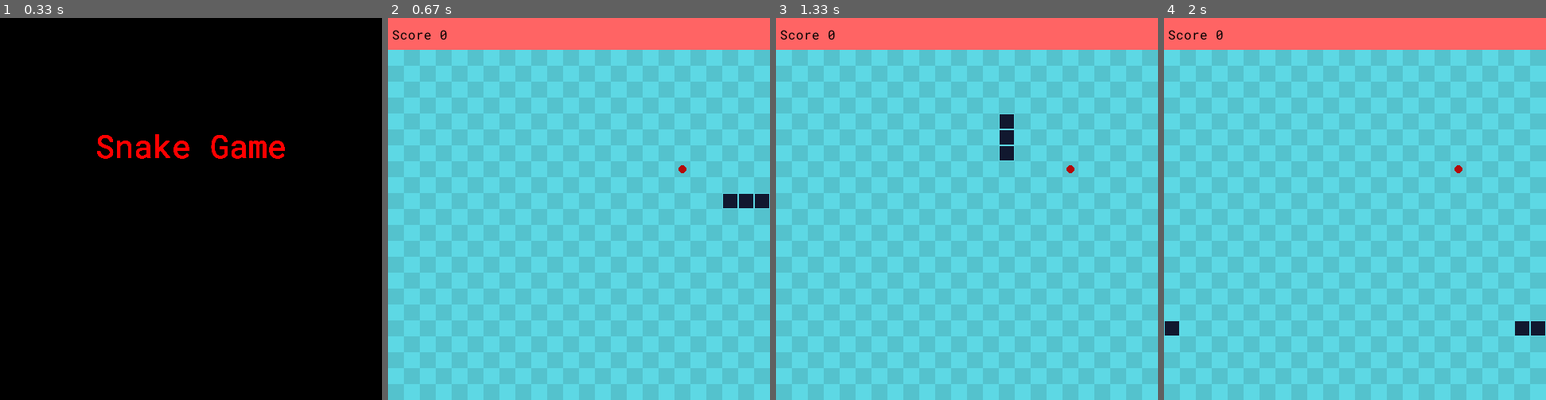
Above: before the commit, frames 1-4 (left to right).
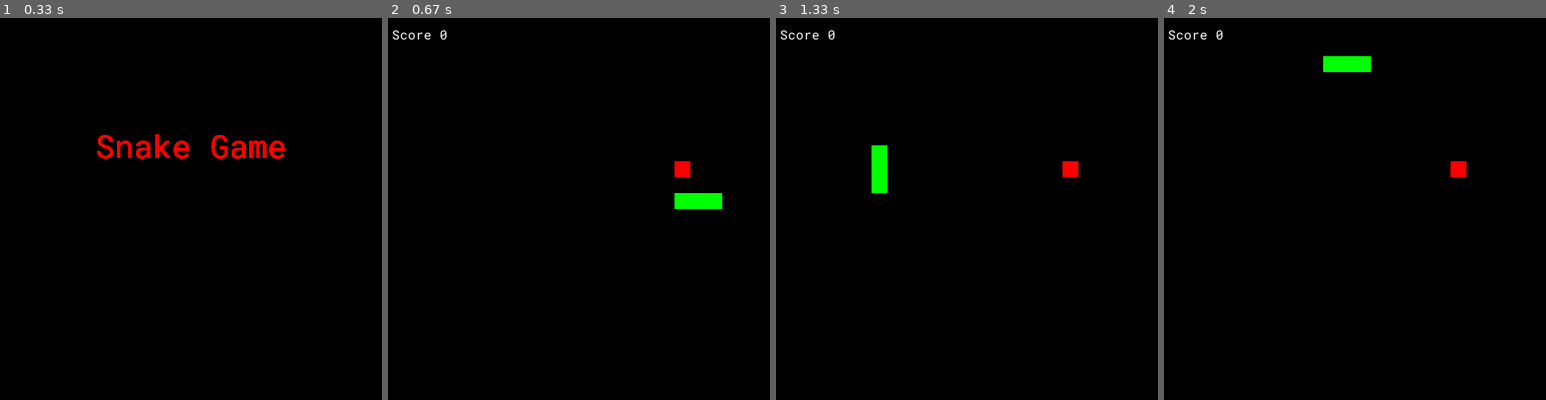
Above: after the commit, the same moments.

Repository: eballo/snake-pygame
Game: pygame game, started from main.py
The game is run twice, just before and just after one commit, with the same random seed, the same clock (stepped at 60 frames per second) and the same inputs.
Inputs:
- Up to frame 1 (0.33 s): no input
- Up to frame 2 (0.67 s): tap Space at 0.33 s
- Up to frame 3 (1.33 s): hold Right 0.67-1.13 s; tap Space at 0.73, 1.03, 1.23 s; hold Up from 1.17 s (still down)
- Up to frame 4 (2 s): tap Space at 1.53, 1.73 s; release Up at 1.63 s; hold Right from 1.67 s (still down)

Frame 1 is identical in both runs. In frame 2, 100% of the frame differs, in the area x 0-100%, y 0-100%; in frame 3, 100%; in frame 4, 100%.

Commit message:
use sprites

Diff:
--- a/snake/food.py
+++ b/snake/food.py
@@ -2,24 +2,18 @@
 
 import pygame
 
-from snake.settings import GRID_WIDTH, GRID_SIZE, GRID_HEIGHT, MENU_HEIGHT
+from snake.settings import GRID_WIDTH, GRID_SIZE, GRID_HEIGHT, MENU_HEIGHT, FOOD_COLOR
 
 
-class Food(object):
+class Food(pygame.sprite.Sprite):
+
     def __init__(self):
-        self.position = (0, 0)
-        self.color = (180, 10, 10)
+        super().__init__()
+        self.image = pygame.Surface((GRID_SIZE, GRID_SIZE))
+        self.image.fill(FOOD_COLOR)
+        self.rect = self.image.get_rect()
         self.randomize_position()
 
     def randomize_position(self):
-        x = random.randint(0, int(GRID_WIDTH) - 1) * GRID_SIZE
-        y = random.randint(MENU_HEIGHT, int(GRID_HEIGHT) - 1) * GRID_SIZE
-        self.position = (x, y)
-
-    def draw(self, surface):
-        # r = pygame.Rect((self.position[0], self.position[1]), (GRID_SIZE, GRID_SIZE))
-        # pygame.draw.rect(surface, self.color, r)
-        r = 5
-        pygame.draw.circle(surface, self.color, (
-        (self.position[0] + int(GRID_WIDTH / 2) - int(r / 2)), (self.position[1] + int(GRID_WIDTH / 2) - int(r / 2))),
-                           r)
+        self.rect.x = random.randint(0, int(GRID_WIDTH) - 1) * GRID_SIZE
+        self.rect.y = random.randint(MENU_HEIGHT, int(GRID_HEIGHT) - 1) * GRID_SIZE
--- a/snake/game.py
+++ b/snake/game.py
@@ -3,9 +3,9 @@
 
 from snake.intro import Intro
 from snake.settings import GRID_SIZE, SCREEN_WIDTH, SCREEN_HEIGHT, BOARD_HEIGHT, BOARD_WIDTH, MENU_HEIGHT, GRID_HEIGHT, \
-    GRID_WIDTH, BACKGROUND_COLOR_ONE, BACKGROUND_COLOR_TWO, BACKGROUND_COLOR_MENU, FPS
+    GRID_WIDTH, BACKGROUND_COLOR_ONE, BACKGROUND_COLOR_TWO, BACKGROUND_COLOR_MENU, FPS, BLACK, WHITE
 from snake.food import Food
-from snake.snake import Snake
+from snake.snake import Snake, Segment
 
 
 class Game(object):
@@ -18,46 +18,38 @@
         self.screen = pygame.display.set_mode((SCREEN_WIDTH, SCREEN_HEIGHT), 0, 32)
         self.surface = pygame.Surface(self.screen.get_size())
         self.surface = self.surface.convert()
+        self.all_sprites = pygame.sprite.Group()
         self.running = True
         self.playing = True
 
-    def debug(self):
-        print(f"MENU_HEIGHT  : {MENU_HEIGHT}")
-        print(f"BOARD_HEIGHT : {BOARD_HEIGHT}")
-        print(f"BOARD_WIDTH  : {BOARD_WIDTH}")
-        print(f"SCREEN_HEIGHT: {SCREEN_HEIGHT}")
-        print(f"SCREEN_WIDTH : {SCREEN_WIDTH}")
-        print(f"GRID_HEIGHT  : {GRID_HEIGHT}")
-        print(f"GRID_WIDTH   : {GRID_WIDTH}")
-
-    @staticmethod
-    def draw_grid(surface):
+    def draw_grid(self):
         for y in range(0, int(BOARD_HEIGHT), 1):
             for x in range(0, int(BOARD_WIDTH)):
-                r = pygame.Rect((x * GRID_SIZE, y * GRID_SIZE), (GRID_SIZE, GRID_SIZE))
                 if (x + y) % 2 == 0:
                     color = BACKGROUND_COLOR_ONE
                 else:
                     color = BACKGROUND_COLOR_TWO
                 if y < MENU_HEIGHT:
                     color = BACKGROUND_COLOR_MENU
-                pygame.draw.rect(surface, color, r)
+                board = Segment(x * GRID_SIZE, y * GRID_SIZE, color)
+                self.all_sprites.add(board)
 
     @staticmethod
     def check_collision(snake, food):
-        if snake.get_head_position() == food.position:
+        if snake.get_head_position().rect == food.rect:
             snake.length += 1
             snake.score += 1
             food.randomize_position()
 
     def display_score(self, snake, screen):
-        text = self.font.render("Score {0}".format(snake.score), 1, (0, 0, 0))
+        text = self.font.render("Score {0}".format(snake.score), 1, WHITE)
         screen.blit(text, (5, 10))
 
     def gameLoop(self):
-        self.draw_grid(self.surface)
+        #self.draw_grid()
         snake = Snake(self)
         food = Food()
+        self.all_sprites.add(food)
 
         while self.running:
             # Process Input (events) - Animations
@@ -66,14 +58,16 @@
             self.check_collision(snake, food)
 
             # Update - Visuals
-            self.draw_grid(self.surface)
-            snake.draw(self.surface)
-            food.draw(self.surface)
+            self.all_sprites.update()
 
             # Draw - Render
-            self.screen.blit(self.surface, (0, 0))
+            self.screen.fill(BLACK)
+            # self.screen.blit(self.surface, (0, 0))
+            self.all_sprites.draw(self.screen)
             self.display_score(snake, self.screen)
             pygame.display.flip()
+
+            # keep the game loop running at the right speed
             self.clock.tick(FPS)
 
             # snake.debug_info()
@@ -89,10 +83,19 @@
             # If start is selected, begin the game loop
             while self.playing:
                 self.gameLoop()
-
         self.quit()
 
     @staticmethod
     def quit():
         pygame.quit()
         sys.exit()
+
+    @staticmethod
+    def debug():
+        print(f"MENU_HEIGHT  : {MENU_HEIGHT}")
+        print(f"BOARD_HEIGHT : {BOARD_HEIGHT}")
+        print(f"BOARD_WIDTH  : {BOARD_WIDTH}")
+        print(f"SCREEN_HEIGHT: {SCREEN_HEIGHT}")
+        print(f"SCREEN_WIDTH : {SCREEN_WIDTH}")
+        print(f"GRID_HEIGHT  : {GRID_HEIGHT}")
+        print(f"GRID_WIDTH   : {GRID_WIDTH}")
--- a/snake/settings.py
+++ b/snake/settings.py
@@ -1,7 +1,7 @@
 SCREEN_WIDTH = 480
 SCREEN_HEIGHT = 480
 
-FPS = 30
+FPS = 20
 
 GRID_SIZE = 20
 GRID_WIDTH = SCREEN_WIDTH // GRID_SIZE
@@ -17,8 +17,13 @@
 LEFT = (-1, 0)
 RIGHT = (1, 0)
 
+BLACK = (0, 0, 0)
+GREEN = (0, 255, 0)
+RED = (255, 0, 0)
+WHITE = (255, 255, 255)
 
-SNAKE_COLOR = (17, 24, 47)
+SNAKE_COLOR = GREEN
+FOOD_COLOR = RED
 BACKGROUND_COLOR_ONE = (93, 216, 228)
 BACKGROUND_COLOR_TWO = (84, 194, 205)
 BACKGROUND_COLOR_MENU = (255, 100, 100)
--- a/snake/snake.py
+++ b/snake/snake.py
@@ -3,23 +3,28 @@
 import pygame
 
 from snake.settings import UP, DOWN, LEFT, RIGHT, GRID_SIZE, BOARD_WIDTH, BOARD_HEIGHT, SNAKE_COLOR, \
-    BACKGROUND_COLOR_ONE, MENU_HEIGHT, GRID_HEIGHT, SCREEN_HEIGHT, SCREEN_WIDTH
+    MENU_HEIGHT, GRID_HEIGHT, SCREEN_HEIGHT
 
 
-class Snake(object):
+class Segment(pygame.sprite.Sprite):
+
+    def __init__(self, x, y, color=SNAKE_COLOR):
+        super().__init__()
+        self.image = pygame.Surface((GRID_SIZE, GRID_SIZE))
+        self.image.fill(color)
+        self.rect = self.image.get_rect()
+        self.rect.x = x
+        self.rect.y = y
+
+
+class Snake:
+
     def __init__(self, game):
         self.game = game
         self.length = 3
         self.score = 0
-        self.positions = [((BOARD_WIDTH // 2), (BOARD_HEIGHT // 2))]
+        self.positions = [Segment((BOARD_WIDTH // 2), (BOARD_HEIGHT // 2))]
         self.direction = random.choice([UP, DOWN, LEFT, RIGHT])
-        self.color = SNAKE_COLOR
-
-    def debug_info(self):
-        print("----")
-        print(f"position: {self.positions}")
-        print(f"direction: {self.direction}")
-        print(f"length: {self.length}")
 
     def get_head_position(self):
         return self.positions[0]
@@ -33,31 +38,30 @@
     def move(self):
         current_pos = self.get_head_position()
         x, y = self.direction
-        new_x = ((current_pos[0] + (x * GRID_SIZE)) % BOARD_WIDTH)
-        new_y = (current_pos[1] + (y * GRID_SIZE))
+        new_x = ((current_pos.rect.x + (x * GRID_SIZE)) % BOARD_WIDTH)
+        new_y = (current_pos.rect.y + (y * GRID_SIZE))
         if new_y >= SCREEN_HEIGHT:
             new_y = MENU_HEIGHT * GRID_HEIGHT
-        if new_y < (MENU_HEIGHT -1) * GRID_HEIGHT:
+        if new_y < (MENU_HEIGHT - 1) * GRID_HEIGHT:
             new_y = SCREEN_HEIGHT
-        new_pos = (new_x, new_y)
-        if len(self.positions) > 2 and new_pos in self.positions[2:]:
+        new_segment = Segment(new_x, new_y)
+        if len(self.positions) > 2 and new_segment in self.positions[2:]:
             self.reset()
         else:
-            self.positions.insert(0, new_pos)
+            self.positions.insert(0, new_segment)
+            self.game.all_sprites.add(new_segment)
             if len(self.positions) > self.length:
-                self.positions.pop()
+                old_segment = self.positions.pop()
+                self.game.all_sprites.remove(old_segment)
 
     def reset(self):
         self.length = 3
         self.score = 0
-        self.positions = [((BOARD_WIDTH // 2), (BOARD_HEIGHT // 2))]
+        segment = Segment((BOARD_WIDTH // 2), (BOARD_HEIGHT // 2))
+        self.positions = [segment]
         self.direction = random.choice([UP, DOWN, LEFT, RIGHT])
-
-    def draw(self, surface):
-        for pos in self.positions:
-            r = pygame.Rect((pos[0], pos[1]), (GRID_SIZE, GRID_SIZE))
-            pygame.draw.rect(surface, self.color, r)
-            pygame.draw.rect(surface, BACKGROUND_COLOR_ONE, r, 1)
+        self.game.all_sprites.empty()
+        self.game.all_sprites.add(segment)
 
     def handle_keys(self):
         for event in pygame.event.get():
@@ -75,3 +79,9 @@
                     self.turn(LEFT)
                 elif event.key == pygame.K_RIGHT:
                     self.turn(RIGHT)
+
+    def debug_info(self):
+        print("----")
+        print(f"position: {self.positions}")
+        print(f"direction: {self.direction}")
+        print(f"length: {self.length}")
